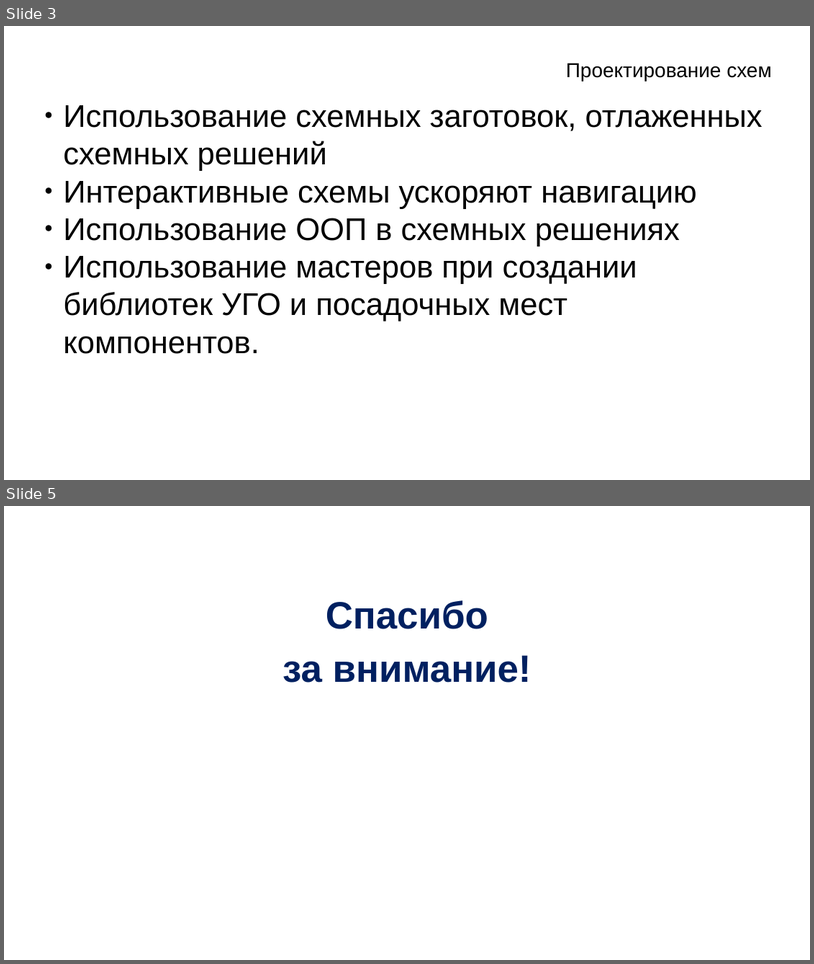
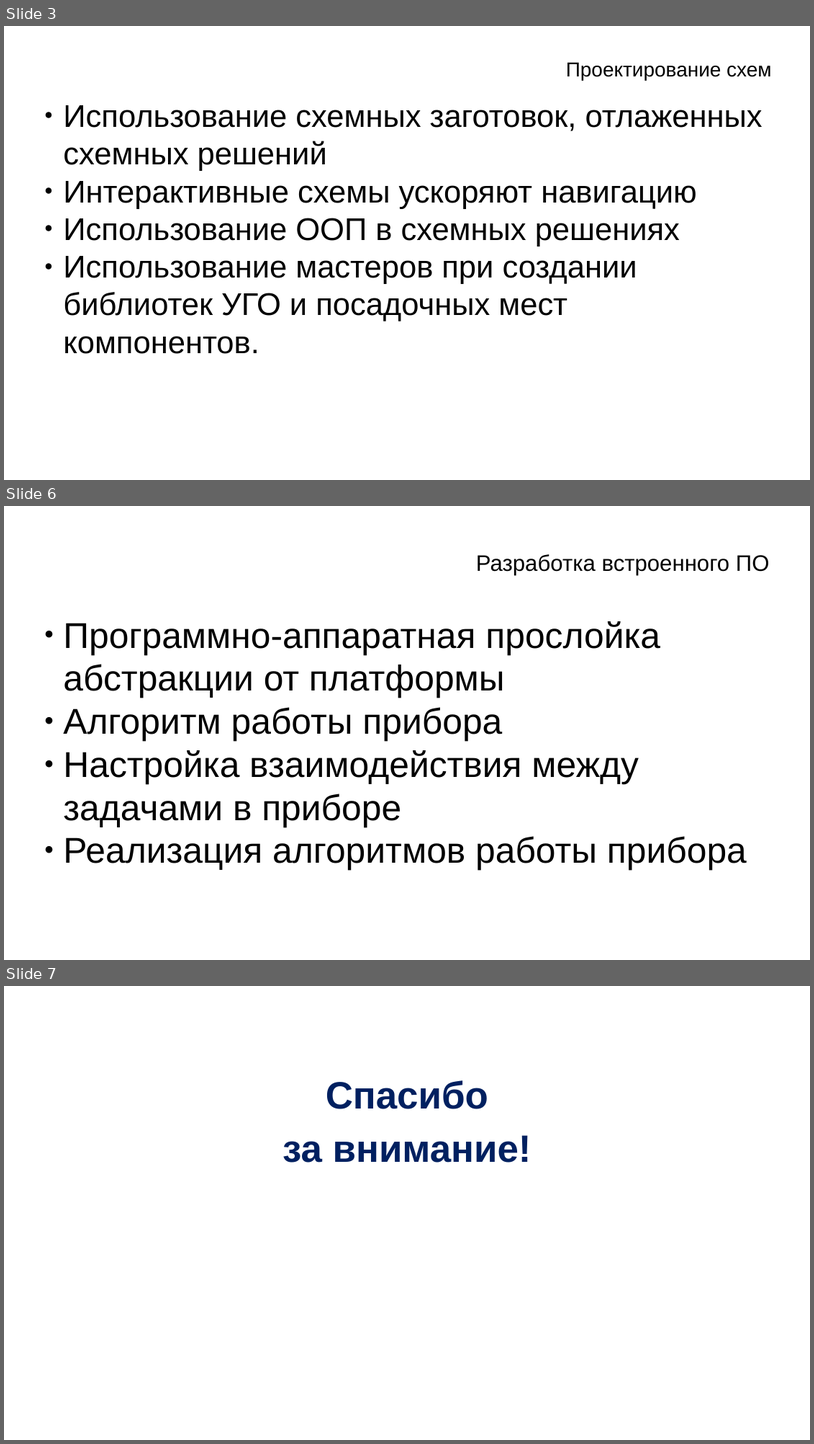
Before and after one commit to zolotarev88/conferencial, a slide deck: 10.12.19.pptx. Shown one above the other, each under a label of ours: slides 3 and 5 before the commit, slides 3, 6 and 7 after it; the slides between them are not shown. The pictures are 814x964 and 814x1444 pixels, drawn with LibreOffice and Linux fonts; fonts in the diff are those of the drawing; background and template pictures are left out. Boxes give left, top, right and bottom in pixels: in the first picture for what was removed or moved away, otherwise in the second. Text is boxed around its words. In the diff, an @@ line names an element or a change of style, - is before the commit and + after.

```diff
--- a/10.12.19.pptx
+++ b/10.12.19.pptx
@@ slide 6 added at [4, 506, 810, 960], background picture (left out) @@
@@ text added at [476, 554, 770, 575], 20 pt, text #000000 @@
+Разработка встроенного ПО
@@ text added at [63, 621, 747, 870], 32 pt, text #000000 @@
+● Программно-аппаратная прослойка абстракции от платформы
+● Алгоритм работы прибора
+● Настройка взаимодействия между задачами в приборе
+● Реализация алгоритмов работы прибора
@@ what was slide 5 is now slide 7 @@
```
Also in this commit, not shown: 2 other slides added, 1 slide removed.
